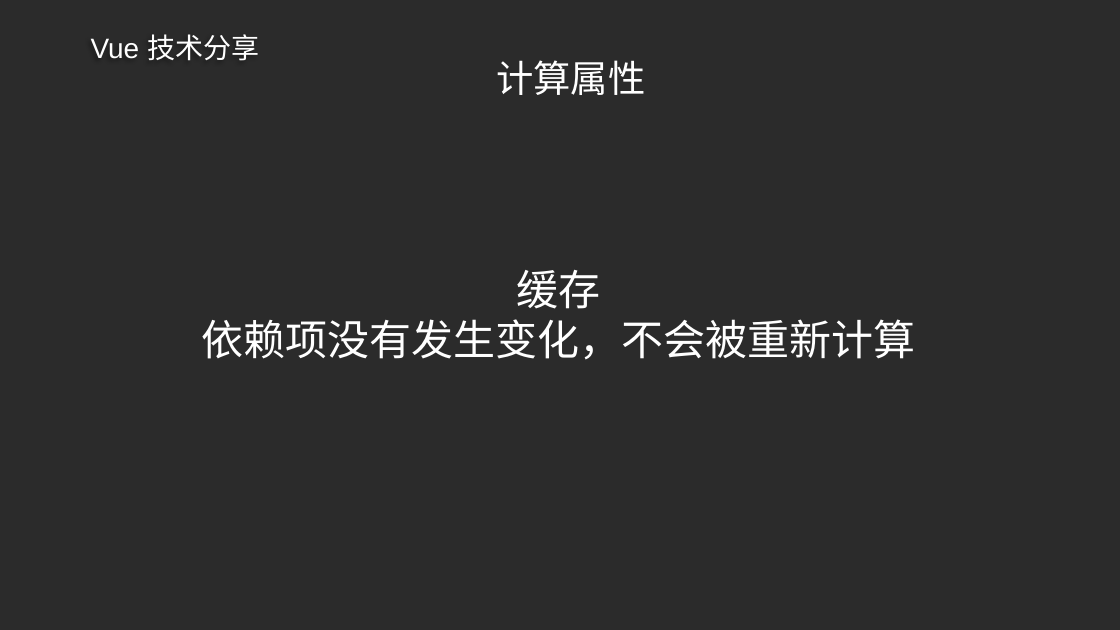
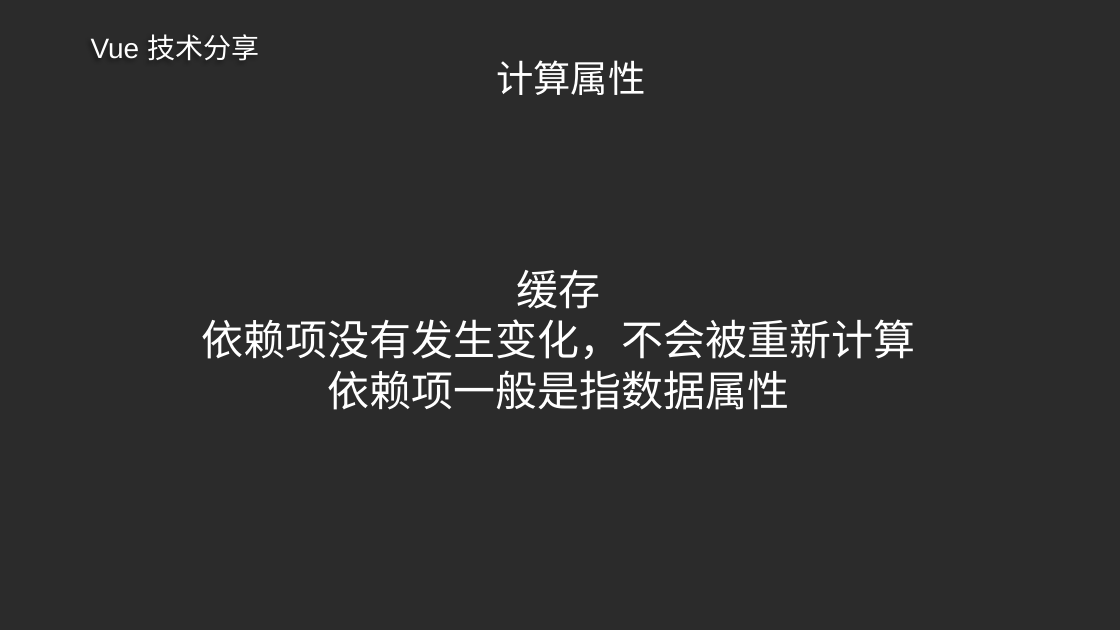
Before and after one commit to ldjdd/traing-library, a slide deck: slide 23 of vue/成稿.pptx. Drawn at 1120x630 pixels with LibreOffice and Linux fonts; fonts in the diff are those of the drawing; background and template pictures are left out; a plain dark background stands for a picture behind light text. Boxes give left, top, right and bottom in pixels: in the first picture for what was removed or moved away, otherwise in the second. Text is boxed around its words. In the diff, an @@ line names an element or a change of style, - is before the commit and + after.

```diff
--- a/vue/成稿.pptx
+++ b/vue/成稿.pptx
@@ text at <box>328,370,790,410</box>: paragraph added @@
+依赖项一般是指数据属性
```
Also in this commit, not shown: 2 other slides changed, 7 other files.
